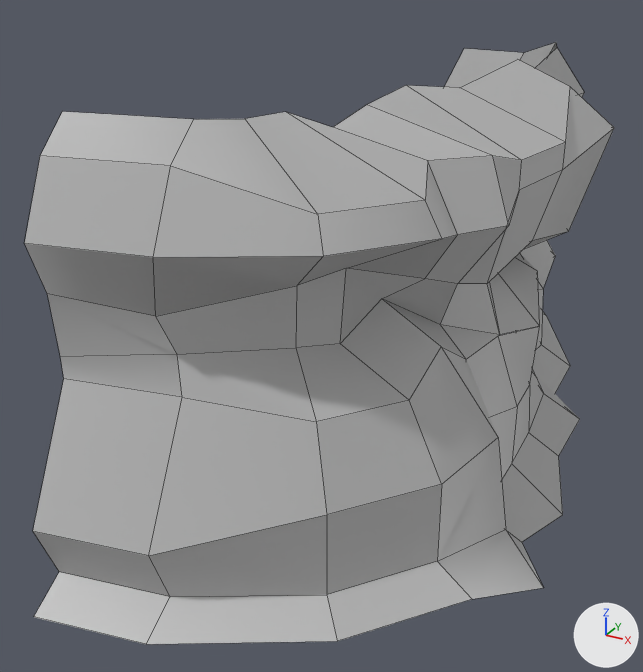
Before and after pictures for a commit that changed the FBX model Assets/Models/Walls_01/Wall_01.fbx.
Both versions are drawn from a 50 mm lens placed at (6.37, -16.84, 10.21), pointed at (-1.92, -1.76, 2.68). The axes (+X, +Y, +Z) are drawn at lower right. The lights are the same throughout. Mesh edges are drawn as thin lines. Where no turn or scale is listed for an object, it has been applied to the vertices.

Script lines for the objects in view, before the commit:
```python
me_mesh = bpy.data.meshes.new('Mesh')
me_mesh.from_pydata(...)  # 116 vertices, 96 faces; spans x -3.8..3.8, y -8.9..8.9, z 0.0..8.0
me_mesh.materials.append(mat_lambert1)  # grey #bcbcbc
ob_pplane1 = bpy.data.objects.new('pPlane1', me_mesh)
ob_pplane1.location = (0.0, 0.0, 0.0)
```
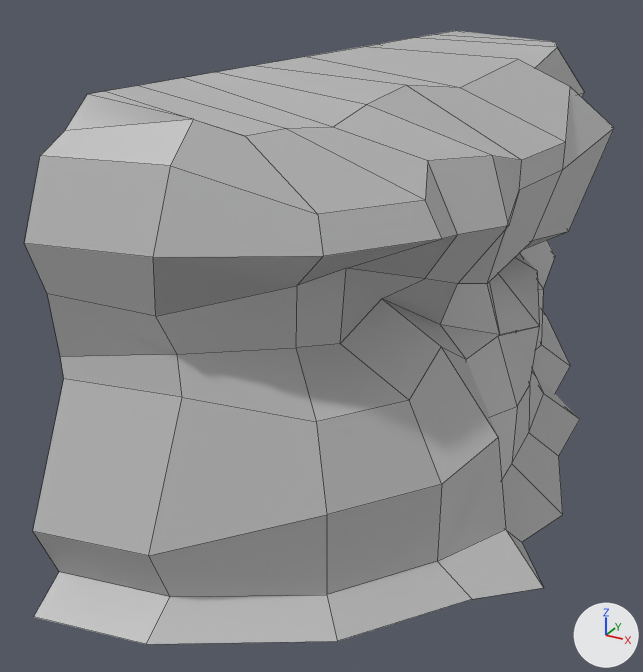
The newer file is also turned or shifted as a whole; pictures and numbers use the older file's frame.

The change, as JSON lines over the scene's bpy script:
```json
{"op": "add", "block": "mat_lambert12", "code": ["mat_lambert12 = principled_material('lambert12')", "mat_lambert12.base_color = (0.496, 0.496, 0.496)  # grey #bbbbbb"]}
{"block": "me_mesh", "where": "# used by ob_pplane1; location = (0.0, 0.0, 0.0)"}
{"op": "remove", "block": "me_mesh", "code": "me_mesh.from_pydata(...)  # 116 vertices, 96 faces; spans x -3.8..3.8, y -8.9..8.9, z 0.0..8.0"}
{"op": "add", "block": "me_mesh", "code": "me_mesh.from_pydata(...)  # 128 vertices, 109 faces; spans x -3.8..3.8, y -8.9..8.9, z 0.0..8.2"}
{"block": "me_mesh", "change": "me_mesh part 1"}
{"block": "me_mesh", "change": "4 vertices move from x -3.3..-0.4, y -7.1..8.6, z 7.5..8.0 to x -3.3..-0.4, y -7.1..8.6, z 7.6..7.8"}
{"block": "me_mesh", "change": "12 vertices are added at x -3.1..-3.0, y -6.7..8.0, z 8.0..8.2"}
{"block": "me_mesh", "change": "13 new faces join them"}
{"block": "me_mesh", "change": "me_mesh part 2: 96 faces spanning x -3.8..3.8, y -8.9..8.9, z 0.0..8.0 switch from mat_lambert1 (grey #bcbcbc) to mat_lambert12 (grey #bbbbbb)"}
```

Location of each change, (x1, y1, x2, y2) in pixels of the pictures (643 x 672 px):
```json
{"object": "pPlane1", "change": "reshaped", "before": [25, 42, 614, 644], "after": [25, 31, 614, 644]}
{"part": 1, "of": "me_mesh", "change": "built on", "before": [40, 42, 556, 214], "after": [40, 31, 557, 214]}
{"part": 2, "of": "me_mesh", "change": "recoloured", "before": [40, 48, 559, 589], "after": [40, 48, 559, 589]}
```
